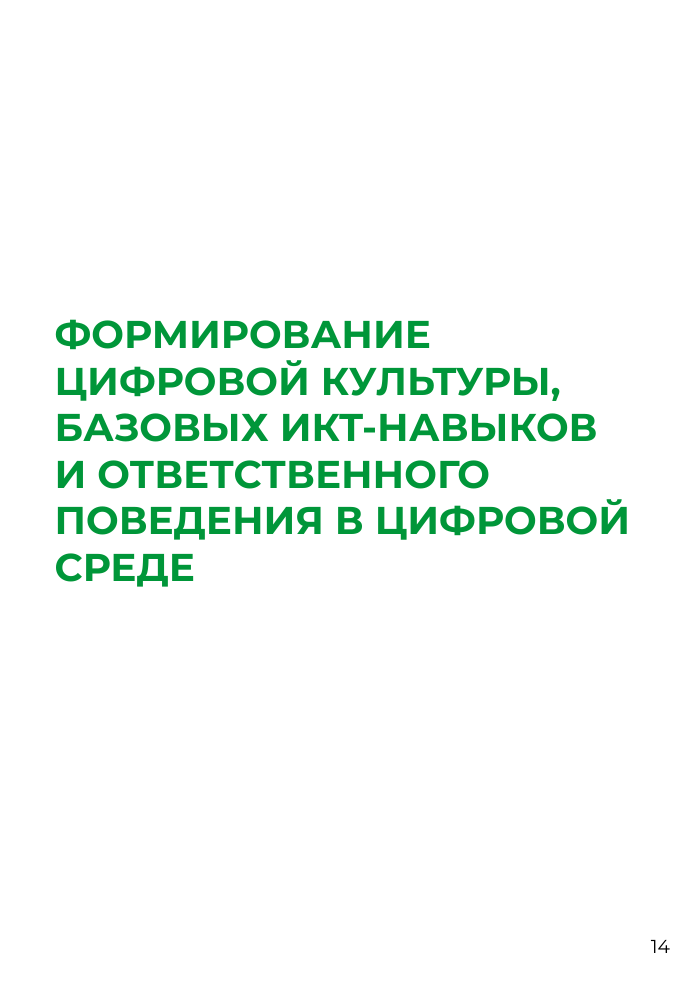
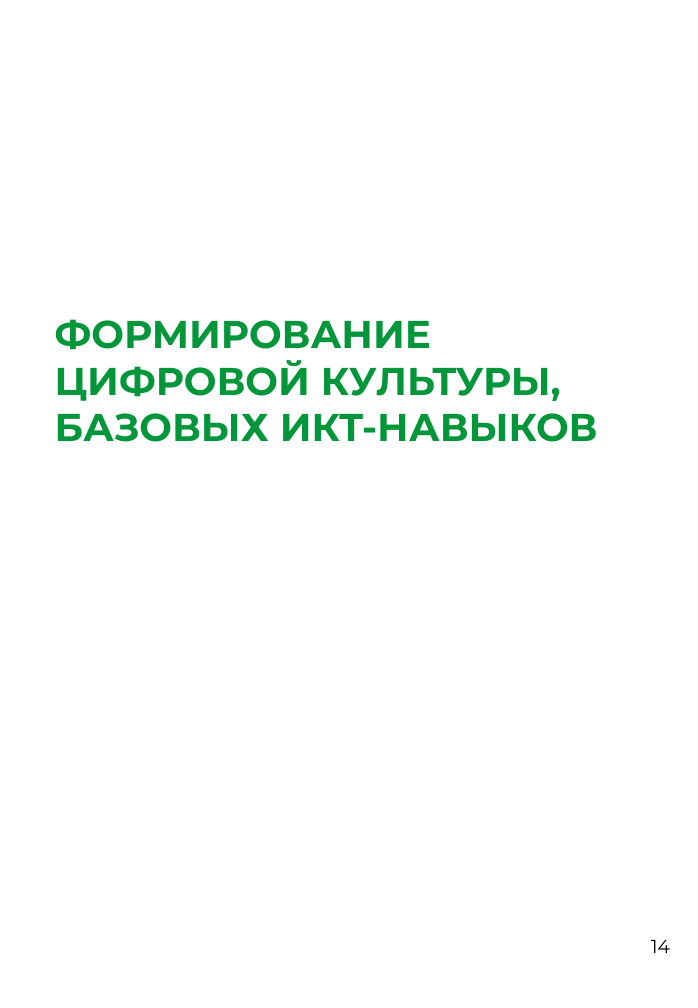
Before and after one commit to NikitaPetrosienko/-, a slide deck: slide 14 of data/Меню развивающих действий_ШЦР.pptx. Drawn at 698x1008 pixels with LibreOffice and Linux fonts; fonts in the diff are those of the drawing; background and template pictures are left out. Boxes give left, top, right and bottom in pixels: in the first picture for what was removed or moved away, otherwise in the second. Text is boxed around its words. In the diff, an @@ line names an element or a change of style, - is before the commit and + after.

```diff
--- a/data/Меню развивающих действий_ШЦР.pptx
+++ b/data/Меню развивающих действий_ШЦР.pptx
@@ text at [55,319,598,442]: text changed @@
-ФОРМИРОВАНИЕ ЦИФРОВОЙ КУЛЬТУРЫ, БАЗОВЫХ ИКТ-НАВЫКОВ
-И ОТВЕТСТВЕННОГО ПОВЕДЕНИЯ В ЦИФРОВОЙ СРЕДЕ
+ФОРМИРОВАНИЕ ЦИФРОВОЙ КУЛЬТУРЫ, БАЗОВЫХ ИКТ-НАВЫКОВ
```
Also in this commit, not shown: 7 other slides changed, 13 other files.
